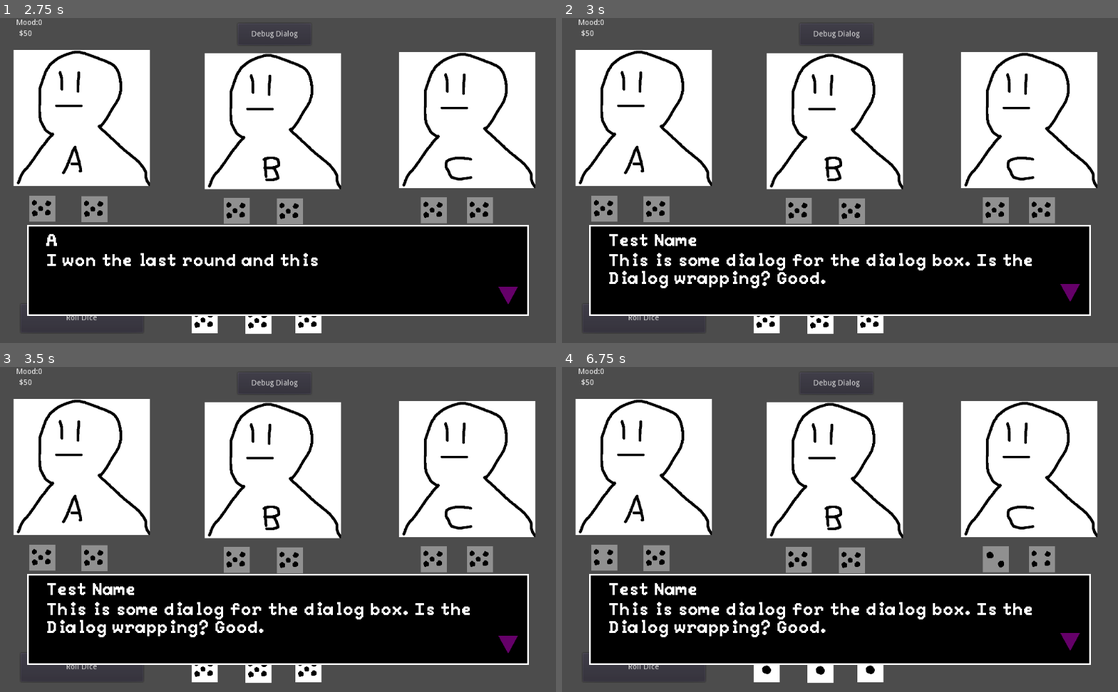
Above: before the commit, frames 1-4 (two rows, left to right).
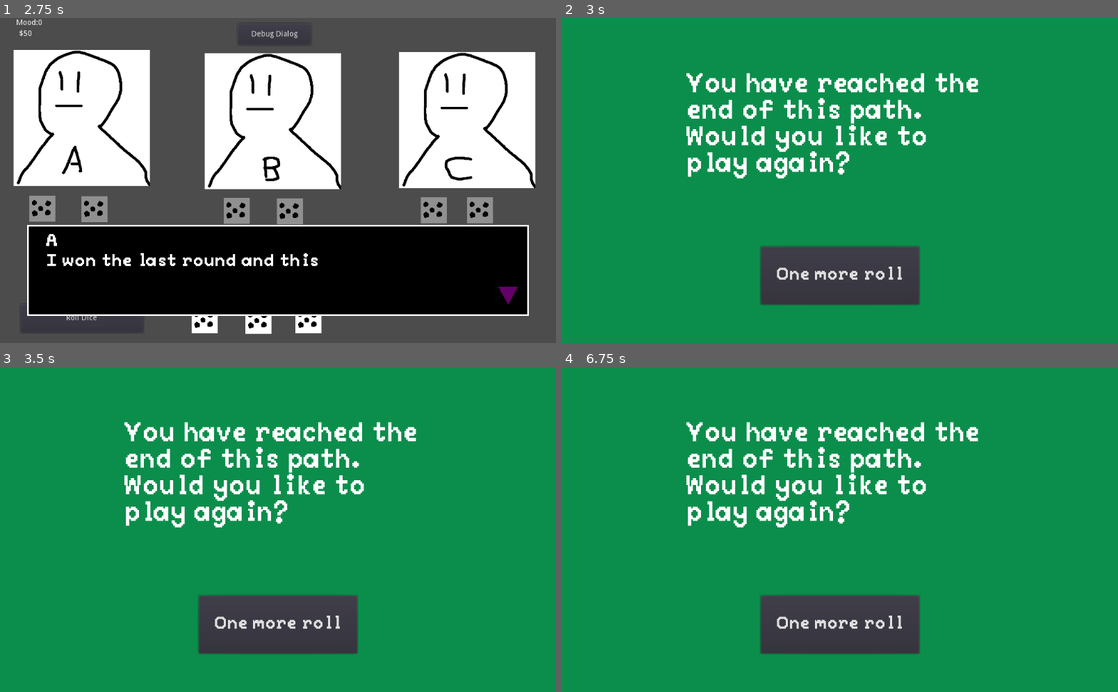
Above: after the commit, the same moments.

Repository: DiegoArmando/GMTK-Game-Jam-2022
Game: Godot game, scene res://Main.tscn
Same seed, same stepped clock (60 frames per second), same inputs: the game is played once before the commit and once after it.
Inputs (mouse positions are in pixels of both pictures, inside the frame that each line leads up to):
- Up to frame 1 (2.75 s): click "Debug Dialog" at 0.5 s; click (205, 320) at 1.25 s; click (261, 320) at 2 s
- Up to frame 2 (3 s): click (873, 320) at 2.75 s
- Up to frame 3 (3.5 s): no input
- Up to frame 4 (6.75 s): click (840, 623) at 3.5 s, where only the run after the commit has a clickable "One more roll"; click "Roll Dice" at 4.25 s; click (767, 669) at 5 s; click (823, 669) at 5.75 s; click (873, 669) at 6.5 s

Frame 1 is identical in both runs. In frame 2, 98% of the frame differs, in the area x 0-100%, y 0-100%; in frame 3, 98%; in frame 4, 98%.
Error before the commit: Assertion failed: File path for dialog does not exist (res://DialogReader.gd:63)

Commit message:
Display a reset screen and reset upon game end

Diff:
--- a/DialogReader.gd
+++ b/DialogReader.gd
@@ -13,6 +13,10 @@
 	dialogPath = path
 	phraseNum = 0
 	dialog = getDialog()
+	if "finished" in dialog[0]:
+		get_tree().root.get_node("Node2D/EndScreen/EndOfGameBarrier").visible = true
+		queue_free()
+		return
 	nextPhrase()
 
 # Called when the node enters the scene tree for the first time.
@@ -60,8 +64,8 @@
 #	{"Name": "Individual", "Text": "QUIET! That doesn't mean we don't have [rainbow][tornado]schemes[/tornado][/rainbow] planned for it!"},
 #	{'Name': 'Polite One', 'Text': 'Could you please come back later? Sorry!'}];
 	var file = File.new()
-	assert(file.file_exists("res://Text/" + dialogPath + ".json"), "File path for dialog does not exist");
-
+	if not file.file_exists("res://Text/" + dialogPath + ".json"):
+		return [{"finished": true}]
 	file.open("res://Text/" + dialogPath + ".json", File.READ)
 	var fileAsJson = file.get_as_text()
 
@@ -70,9 +74,7 @@
 		return dialogOutput
 	else:
 		return []
-# Called every frame. 'delta' is the elapsed time since the previous frame.
-#func _process(delta):
-#	pass
+
 
 
 func _on_Tween_tween_completed(_object, _key):
--- a/DialogTester.gd
+++ b/DialogTester.gd
@@ -8,9 +8,6 @@
 	pass
 
 
-func _on_Button_pressed():
-	pass
-
 
 func _on_DiceBoss_round_won(winner):
 	winner_tally += String(winner)
@@ -20,3 +17,8 @@
 	connect("start_dialogue", d, "_on_start_dialogue")
 	add_child(d)
 	emit_signal("start_dialogue", winner_tally)
+
+
+func _on_RestartGame_pressed():
+	$EndScreen/EndOfGameBarrier.visible = false
+	winner_tally = ""
--- a/Main.tscn
+++ b/Main.tscn
@@ -16,6 +16,7 @@
 [ext_resource path="res://Sprites/Die_10.png" type="Texture" id=14]
 [ext_resource path="res://Sprites/Die_K.png" type="Texture" id=15]
 [ext_resource path="res://Sprites/Die_9.png" type="Texture" id=16]
+[ext_resource path="res://Fonts/Peaberry-Base.otf" type="DynamicFontData" id=17]
 [ext_resource path="res://DialogTester.gd" type="Script" id=19]
 [ext_resource path="res://PauseLayer.tscn" type="PackedScene" id=20]
 
@@ -83,34 +84,42 @@
 "name": "5",
 "speed": 5.0
 }, {
+"frames": [ ExtResource( 13 ) ],
+"loop": true,
+"name": "3",
+"speed": 5.0
+}, {
+"frames": [ ExtResource( 15 ) ],
+"loop": true,
+"name": "6",
+"speed": 5.0
+}, {
+"frames": [ ExtResource( 16 ) ],
+"loop": true,
+"name": "1",
+"speed": 5.0
+}, {
+"frames": [ ExtResource( 12 ) ],
+"loop": true,
+"name": "4",
+"speed": 5.0
+}, {
 "frames": [ ExtResource( 14 ) ],
 "loop": true,
 "name": "2",
-"speed": 5.0
-}, {
-"frames": [ ExtResource( 16 ) ],
-"loop": true,
-"name": "1",
-"speed": 5.0
-}, {
-"frames": [ ExtResource( 12 ) ],
-"loop": true,
-"name": "4",
-"speed": 5.0
-}, {
-"frames": [ ExtResource( 13 ) ],
-"loop": true,
-"name": "3",
-"speed": 5.0
-}, {
-"frames": [ ExtResource( 15 ) ],
-"loop": true,
-"name": "6",
 "speed": 5.0
 } ]
 
 [sub_resource type="RectangleShape2D" id=5]
 extents = Vector2( 24.5, 25.5 )
+
+[sub_resource type="DynamicFont" id=7]
+size = 48
+font_data = ExtResource( 17 )
+
+[sub_resource type="DynamicFont" id=8]
+size = 32
+font_data = ExtResource( 17 )
 
 [node name="Node2D" type="Node2D"]
 script = ExtResource( 19 )
@@ -393,6 +402,38 @@
 text = "Debug Dialog"
 
 [node name="PauseLayer" parent="." instance=ExtResource( 20 )]
+
+[node name="EndScreen" type="CanvasLayer" parent="."]
+
+[node name="EndOfGameBarrier" type="ColorRect" parent="EndScreen"]
+visible = false
+anchor_right = 1.0
+anchor_bottom = 1.0
+color = Color( 0.0470588, 0.560784, 0.298039, 1 )
+
+[node name="RichTextLabel" type="RichTextLabel" parent="EndScreen/EndOfGameBarrier"]
+anchor_left = 0.5
+anchor_right = 0.5
+margin_left = -283.0
+margin_top = 100.0
+margin_right = 283.0
+margin_bottom = 300.0
+custom_fonts/normal_font = SubResource( 7 )
+bbcode_enabled = true
+bbcode_text = "You have reached the end of this path. Would you like to play again?"
+text = "You have reached the end of this path. Would you like to play again?"
+
+[node name="RestartGame" type="Button" parent="EndScreen/EndOfGameBarrier"]
+anchor_left = 0.5
+anchor_top = 1.0
+anchor_right = 0.5
+anchor_bottom = 1.0
+margin_left = -146.0
+margin_top = -178.0
+margin_right = 146.0
+margin_bottom = -71.0
+custom_fonts/font = SubResource( 8 )
+text = "One more roll"
 
 [connection signal="round_won" from="DiceBoss" to="." method="_on_DiceBoss_round_won"]
 [connection signal="pressed" from="DiceBoss/PublicDice/Public Die 1/D1Button" to="DiceBoss" method="_on_D1Button_pressed"]
@@ -412,3 +453,5 @@
 [connection signal="mouse_exited" from="DiceBoss/DicePool/Die 6/KinematicBody2D" to="DiceBoss/DicePool/Die 6" method="_on_KinematicBody2D_mouse_exited"]
 [connection signal="pressed" from="RollButton" to="DiceBoss" method="_on_RollButton_pressed"]
 [connection signal="pressed" from="Button" to="." method="_on_Button_pressed"]
+[connection signal="pressed" from="EndScreen/EndOfGameBarrier/RestartGame" to="." method="_on_Button_pressed"]
+[connection signal="pressed" from="EndScreen/EndOfGameBarrier/RestartGame" to="." method="_on_RestartGame_pressed"]
Not shown, changed: Fonts/PeaberryBase.svg.import
Not shown: 1 places in Main.tscn that only renumber resources
Not shown, changed: Sprites/Dialog_Triangle.png.import
